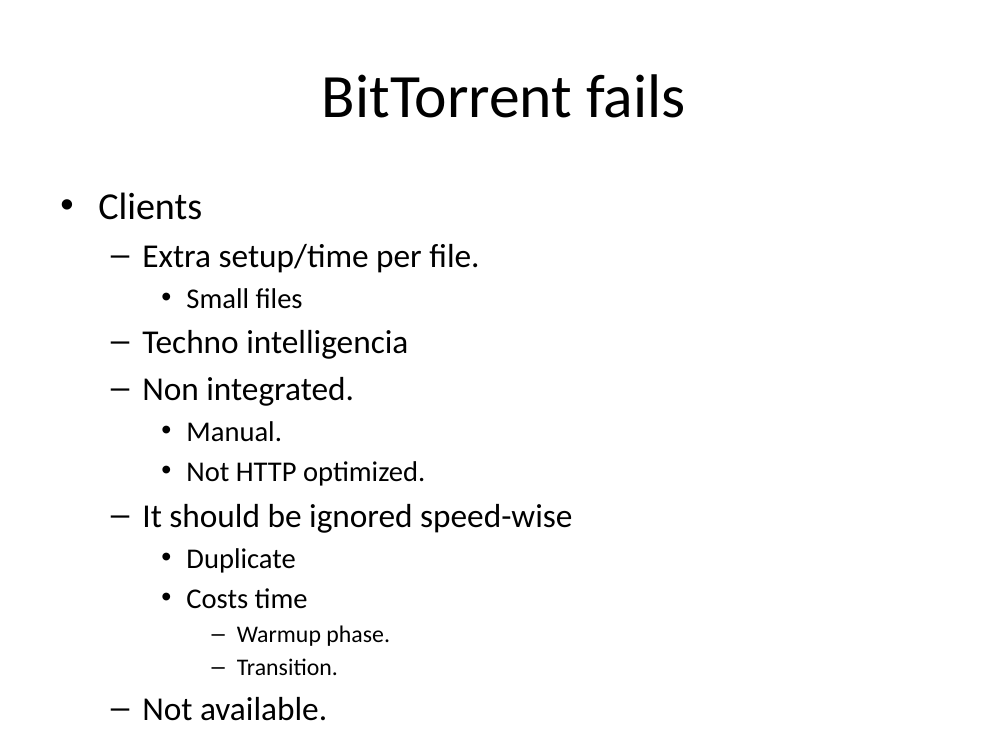
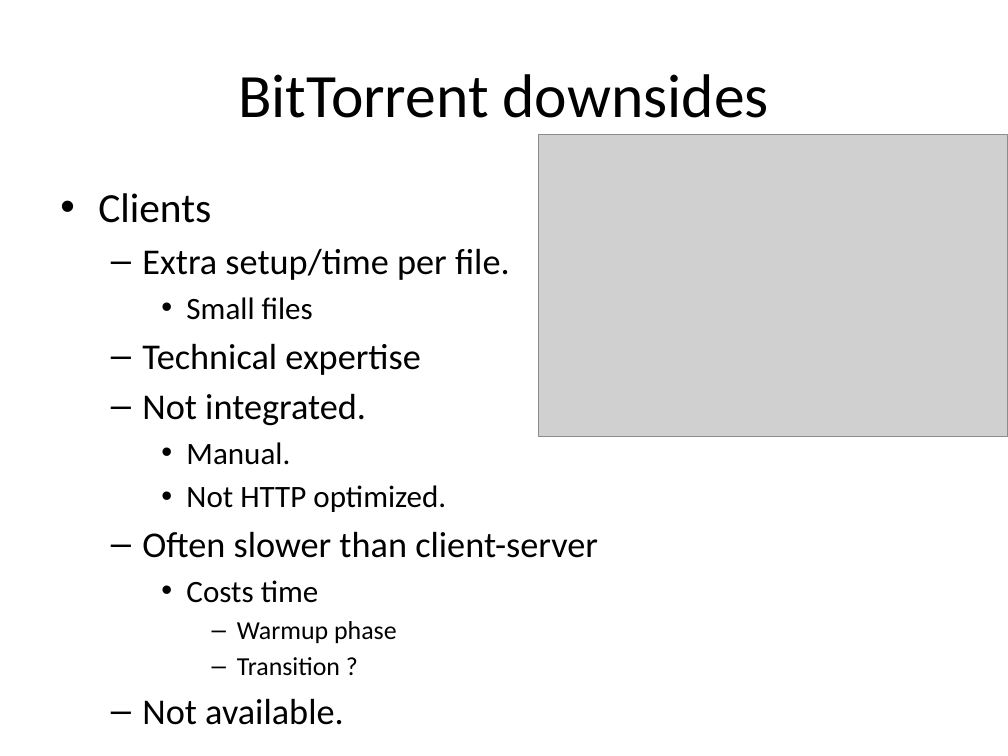
Before and after one commit to rdp/p2pwebclient, a slide deck: slide 9 of thesis_presentation/How to Make the Internet Faster.pptx (slide 11 before the commit). Drawn at 1008x756 pixels with LibreOffice and Linux fonts; fonts in the diff are those of the drawing; grey boxes stand for pictures. Boxes give left, top, right and bottom in pixels: in the first picture for what was removed or moved away, otherwise in the second. Text is boxed around its words. In the diff, an @@ line names an element or a change of style, - is before the commit and + after.

```diff
--- a/thesis_presentation/How to Make the Internet Faster.pptx
+++ b/thesis_presentation/How to Make the Internet Faster.pptx
@@ title at <box>238,74,769,118</box>: text changed @@
-BitTorrent fails
+BitTorrent downsides
@@ picture added at <box>538,134,1008,436</box> @@
@@ text at <box>98,193,510,603</box>: size 27.2 to 29.6 pt in "Clients"; size 23.8 to 25.9 pt in "Extra setup/time per file.", "Not available."; size 20.4 to 22.2 pt in "Small files", "Manual.", "Not HTTP optimized.", "Costs time" @@
@@ text at <box>142,343,420,426</box>: text changed; size 23.8 to 25.9 pt @@
-  – Techno intelligencia
-  – Non integrated.
+  – Technical expertise
+  – Not integrated.
@@ text at <box>142,531,598,558</box>: text changed; size 23.8 to 25.9 pt @@
-  – It should be ignored speed-wise
-    • Duplicate
+  – Often slower than client-server
@@ text at <box>237,621,397,675</box>: text changed; size 17 to 18.5 pt @@
-      – Warmup phase.
-      – Transition.
+      – Warmup phase
+      – Transition ?
```
Also in this commit, not shown: 10 other slides changed, 1 slide added, 9 slides removed.
